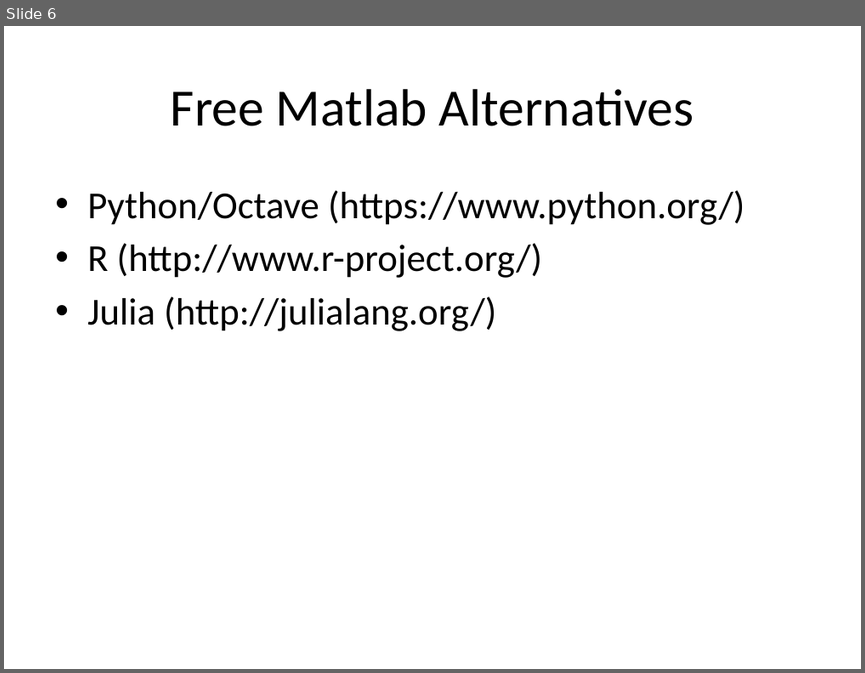
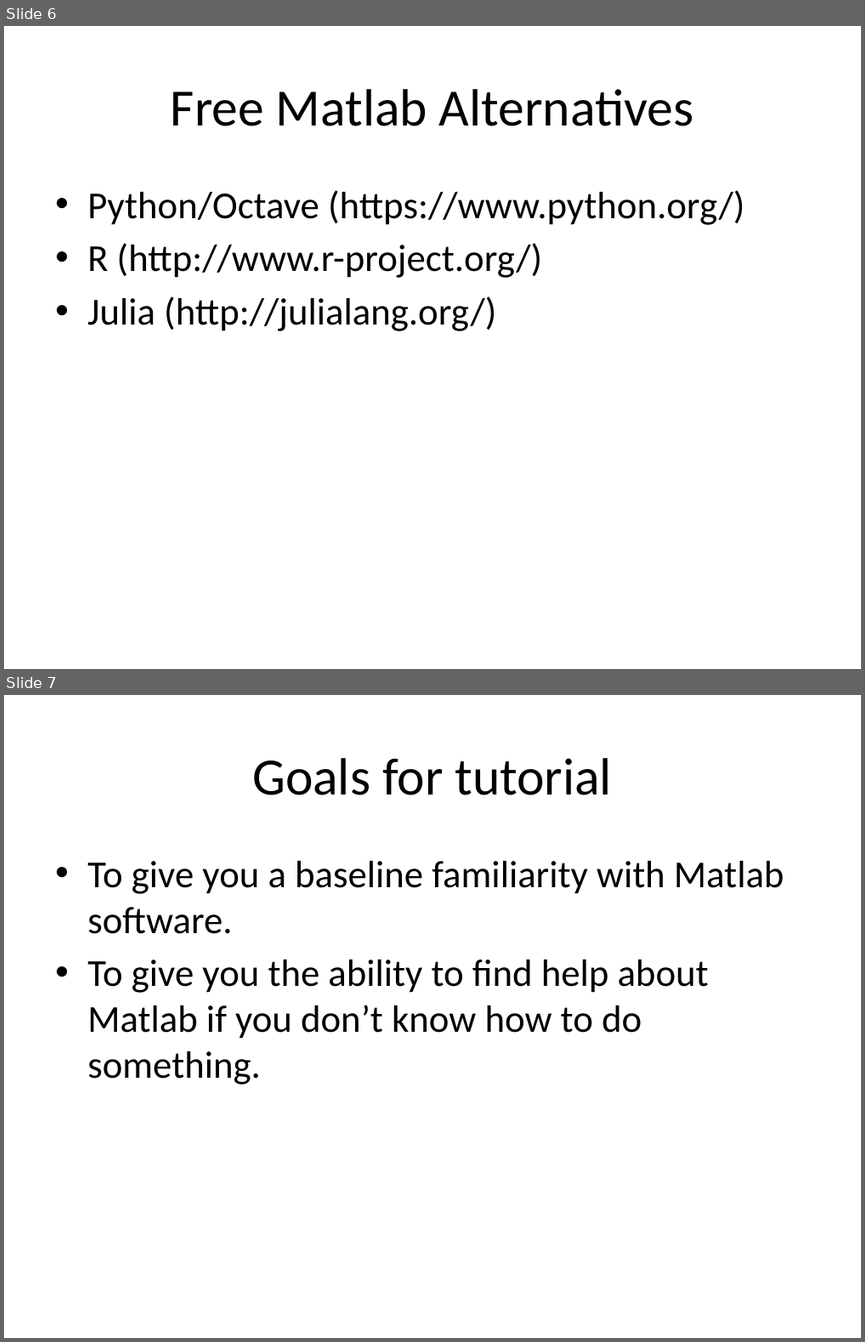
Before and after one commit to emilyps14/9.07-Matlab-Tutorial, a slide deck: Why Matlab.pptx. Shown one above the other, each under a label of ours: slide 6 before the commit, slides 6 and 7 after it. The pictures are 865x673 and 865x1342 pixels, drawn with LibreOffice and Linux fonts; fonts in the diff are those of the drawing. Boxes give left, top, right and bottom in pixels: in the first picture for what was removed or moved away, otherwise in the second. Text is boxed around its words. In the diff, an @@ line names an element or a change of style, - is before the commit and + after.

Commit message:
Added tutorial goals

```diff
--- a/Why Matlab.pptx
+++ b/Why Matlab.pptx
@@ slide 7 added at bbox=[4, 695, 861, 1338], background #FFFFFF @@
@@ title added at bbox=[252, 758, 612, 795], 44 pt, text #000000 @@
+Goals for tutorial
@@ text added at bbox=[87, 861, 784, 1084], 32 pt, text #000000 @@
+• To give you a baseline familiarity with Matlab software.
+• To give you the ability to find help about Matlab if you don’t know how to do something.
```
